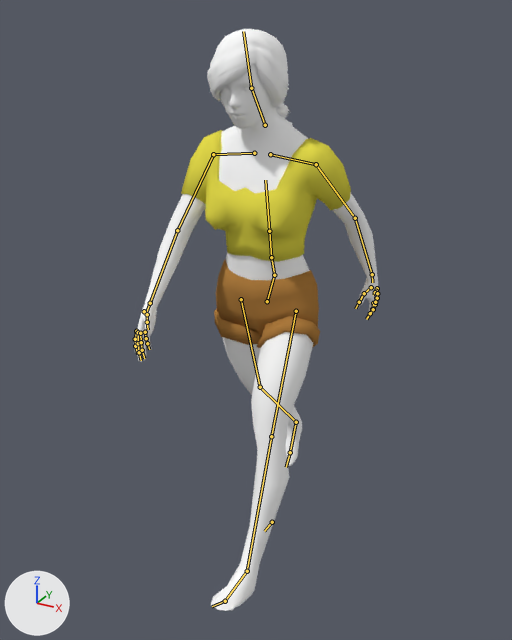
Renders of the Blender file Blender/character_step.blend from each side of a commit.
Camera for both pictures: a 50 mm camera at (0.912, -1.749, 1.647) aimed at (-0.012, -0.069, 0.807). The lights are fixed; the arrows at lower left show +X, +Y and +Z. Both versions are drawn at frame 11 of the action 'CharacterAction'; the numbers are the values there. The bones that bend it are drawn over the model as lines.

The first picture shows 'Character:Braid01', 'Character:Female1605', 'base_pants', 'pants_bottom_seam', 'shirt'.
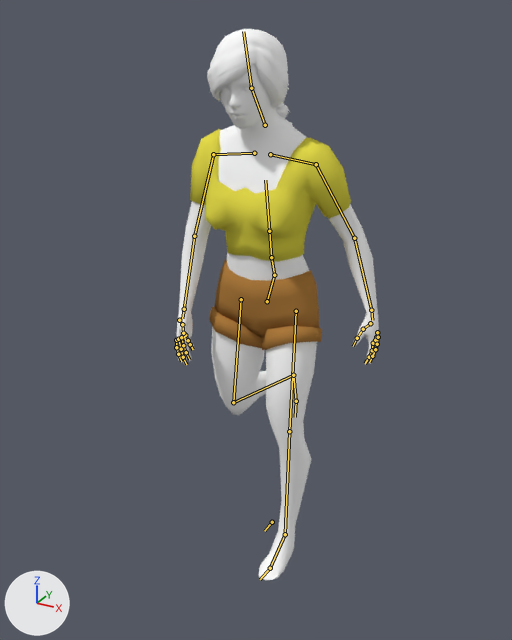
Changed parts and their boxes [x1, y1, x2, y2] in the pictures (512 x 640 px):
'Character:Female1605', posed (17% narrower)
    before: [134, 64, 378, 611]
    after: [176, 64, 379, 580]
'shirt', posed
    before: [181, 130, 351, 262]
    after: [190, 129, 351, 262]
'base_pants', posed
    before: [216, 260, 319, 336]
    after: [214, 259, 319, 338]
'pants_bottom_seam', posed
    before: [214, 309, 320, 348]
    after: [209, 307, 322, 350]
bone 'upperarm_l', root to tip
    before: (316, 164) to (355, 218)
    after: (316, 164) to (354, 238)
bone 'upperarm_r', root to tip
    before: (213, 154) to (177, 230)
    after: (213, 154) to (194, 236)
bone 'thigh_l', root to tip
    before: (296, 311) to (271, 436)
    after: (296, 311) to (289, 431)
bone 'thigh_r', root to tip
    before: (241, 299) to (260, 387)
    after: (241, 299) to (233, 402)
bone 'calf_r', root to tip
    before: (260, 387) to (296, 422)
    after: (233, 402) to (293, 375)

The edits, one by one:
Bone 'upperarm_l' (bone_upperarm_l) turns from (-38, -5, 2) to (-18, -9, 11) degrees about its own x, y and z.
Bone 'upperarm_r' (bone_upperarm_r) turns from (35, 2, -4) to (17, 0, 3) degrees about its own x, y and z.
Bone 'thigh_l' (bone_thigh_l) turns from (-26, 5, 13) to (-6, 1, 5) degrees about its own x, y and z.
Bone 'thigh_r' (bone_thigh_r) turns from (23, -1, 3) to (5, -2, 1) degrees about its own x, y and z.
Bone 'calf_r' (bone_calf_r) turns from (19, 0, 4) to (71, 3, -3) degrees about its own x, y and z.
